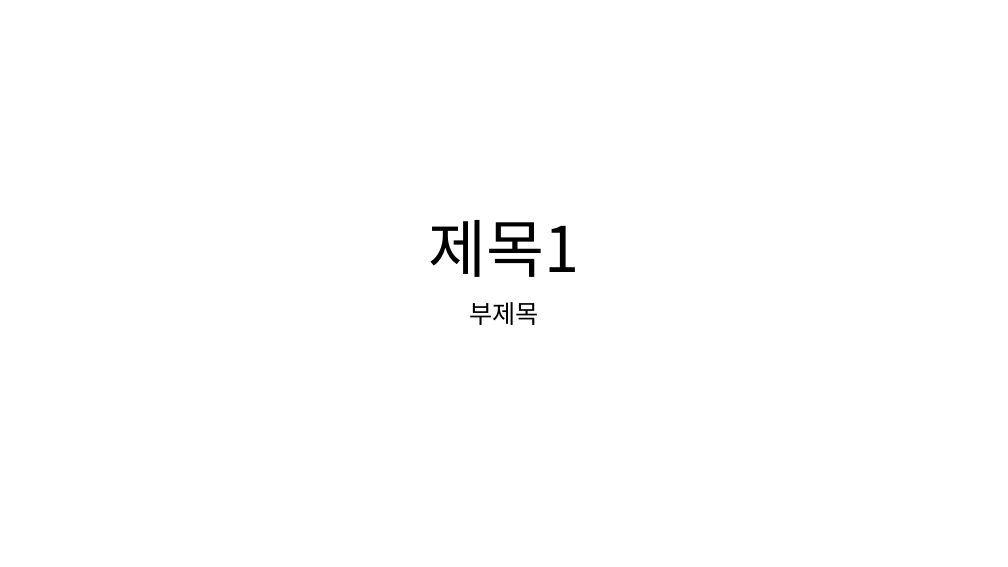
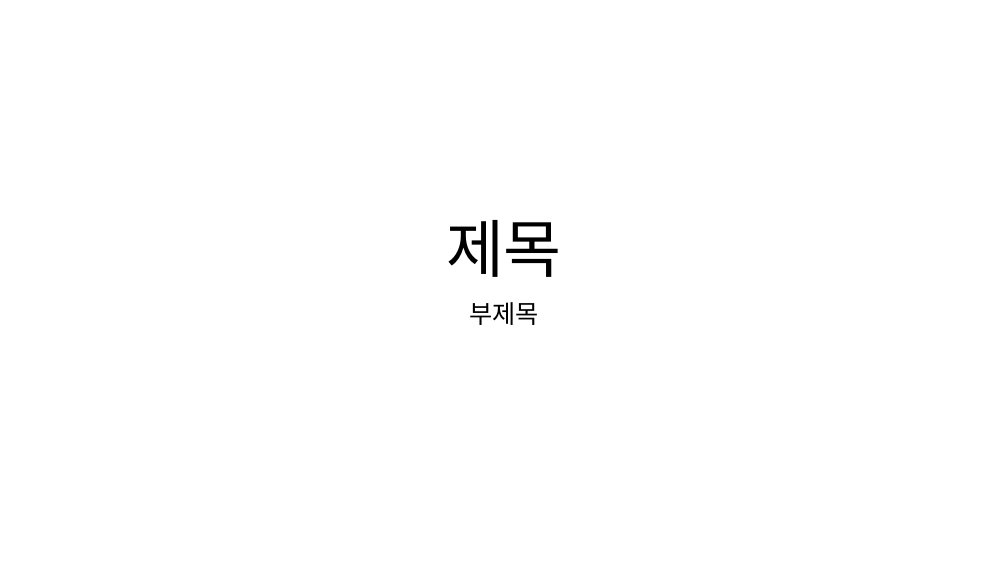
Before and after one commit to jsmarum/my-repo, a slide deck: slide 1 of hello.pptx. Drawn at 1008x567 pixels with LibreOffice and Linux fonts; fonts in the diff are those of the drawing. Boxes give left, top, right and bottom in pixels: in the first picture for what was removed or moved away, otherwise in the second. Text is boxed around its words. In the diff, an @@ line names an element or a change of style, - is before the commit and + after.

```diff
--- a/hello.pptx
+++ b/hello.pptx
@@ title at box(446, 220, 562, 277): text changed @@
-제목1
+제목
```
Also in this commit, not shown: 1 slide removed.
